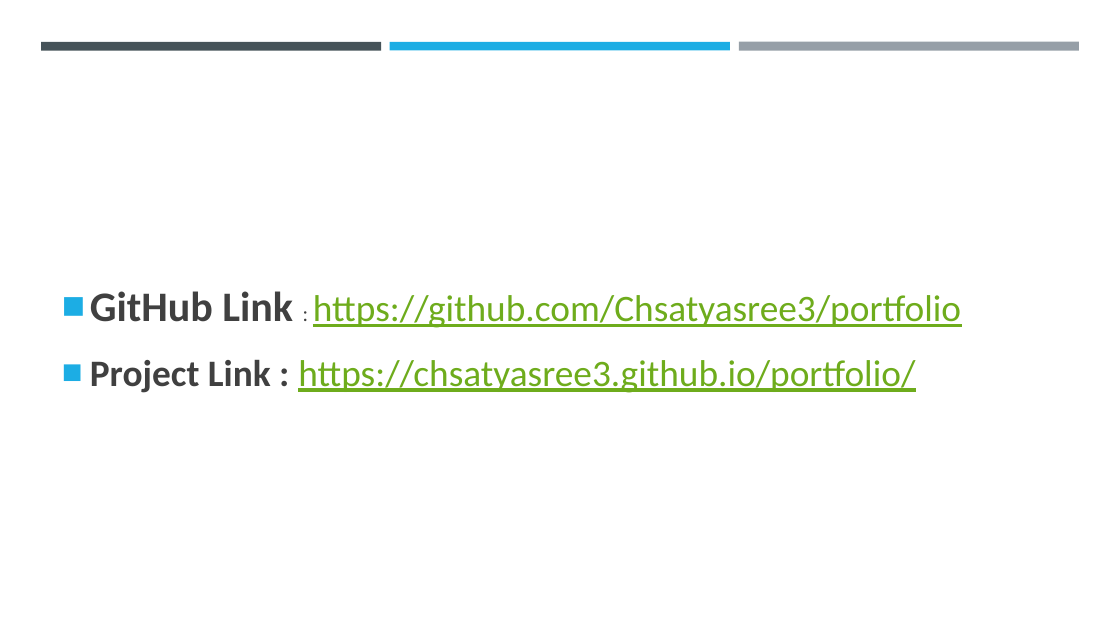
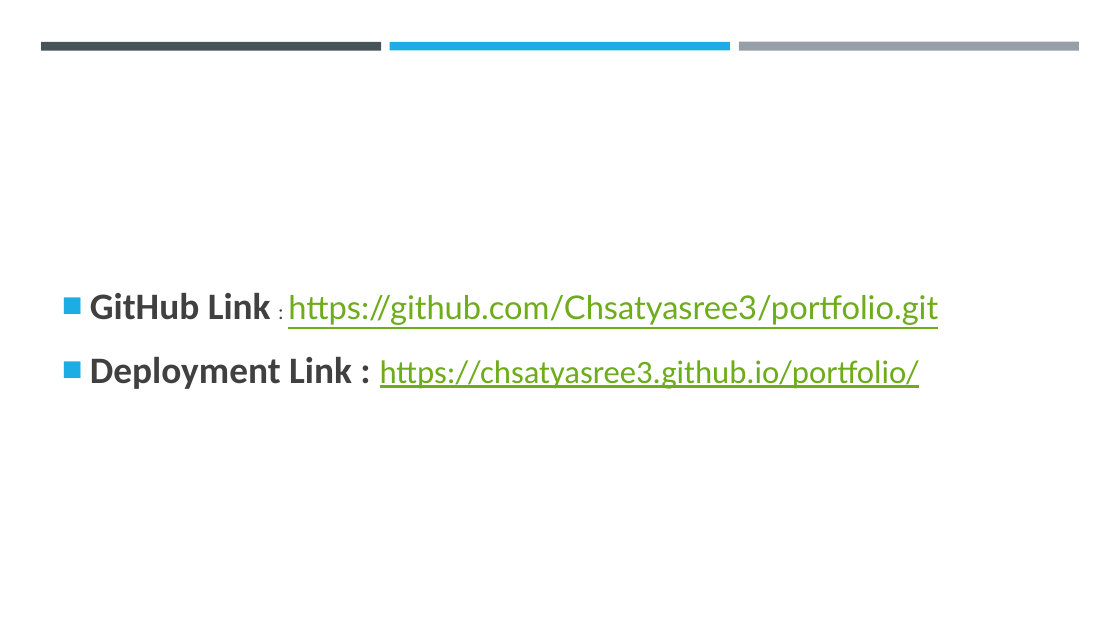
Before and after one commit to Chsatyasree3/portfolio, a slide deck: slide 19 of Digital Portfolio.pptx. Drawn at 1120x630 pixels with LibreOffice and Linux fonts; fonts in the diff are those of the drawing; background and template pictures are left out. Boxes give left, top, right and bottom in pixels: in the first picture for what was removed or moved away, otherwise in the second. Text is boxed around its words. In the diff, an @@ line names an element or a change of style, - is before the commit and + after.

```diff
--- a/Digital Portfolio.pptx
+++ b/Digital Portfolio.pptx
@@ text at <box>90,293,938,389</box>: text changed; size 32 to 28 pt @@
-■ GitHub Link : https://github.com/Chsatyasree3/portfolio
-■ Project Link : https://chsatyasree3.github.io/portfolio/
+■ GitHub Link : https://github.com/Chsatyasree3/portfolio.git
+■ Deployment Link : https://chsatyasree3.github.io/portfolio/
```
